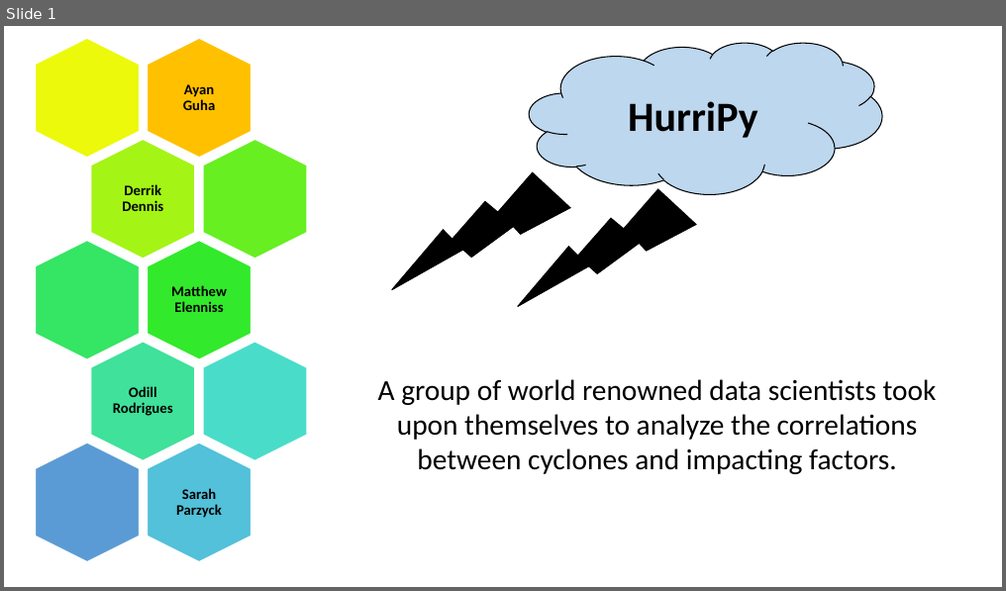
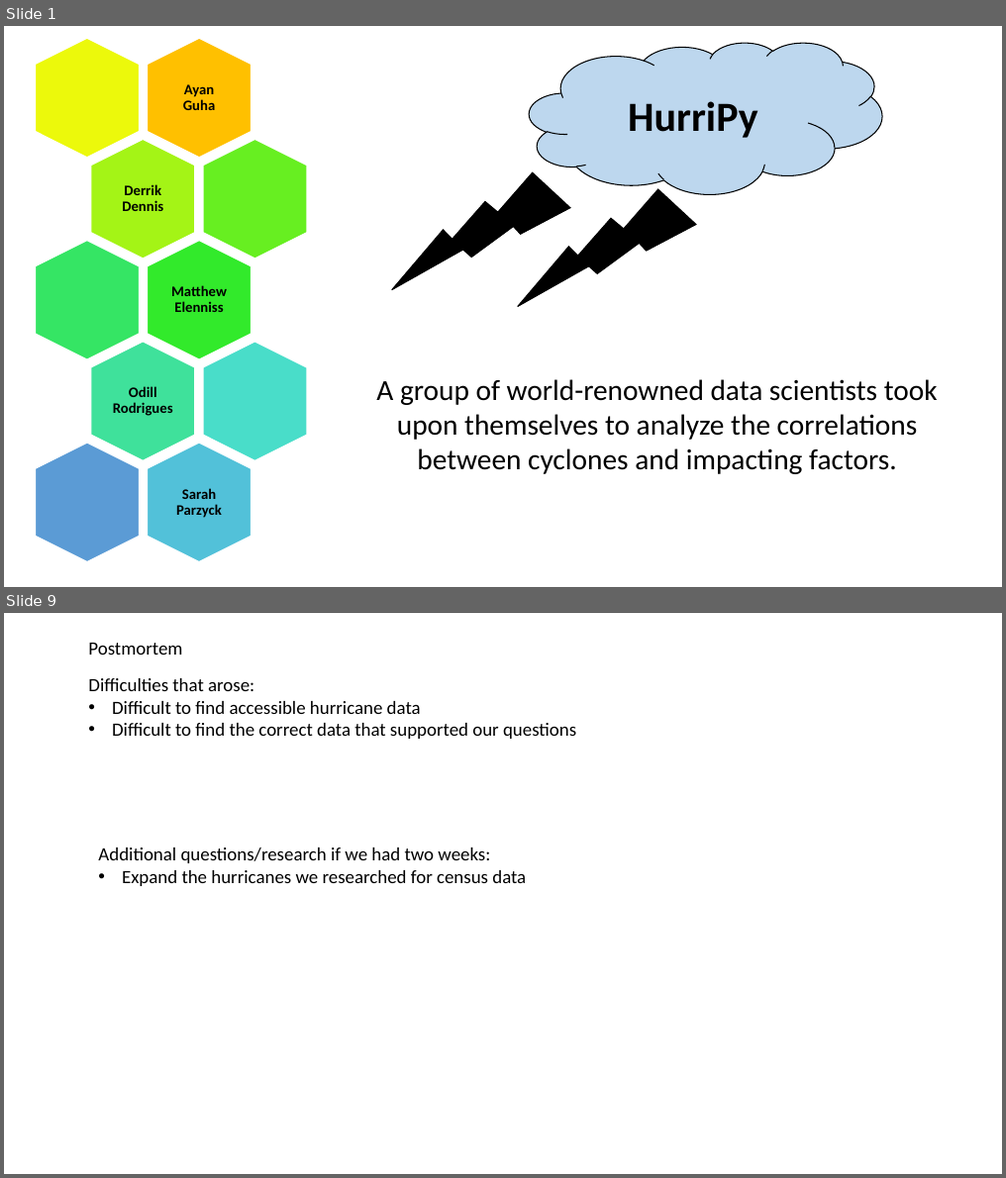
Before and after one commit to TheGreekGoddess/Project_1, a slide deck: HurriPy.pptx. Shown one above the other, each under a label of ours: slide 1 before the commit, slides 1 and 9 after it; the slides between them are not shown. The pictures are 1006x591 and 1006x1178 pixels, drawn with LibreOffice and Linux fonts; fonts in the diff are those of the drawing. Boxes give left, top, right and bottom in pixels: in the first picture for what was removed or moved away, otherwise in the second. Text is boxed around its words. In the diff, an @@ line names an element or a change of style, - is before the commit and + after.

```diff
--- a/HurriPy.pptx
+++ b/HurriPy.pptx
@@ slide 9 added at [4,613,1002,1174], background #FFFFFF @@
@@ text added at [88,643,182,655], 18 pt, text #000000 @@
+Postmortem
@@ text added at [88,678,576,739], 18 pt, text #000000 @@
+Difficulties that arose:
+• Difficult to find accessible hurricane data
+• Difficult to find the correct data that supported our questions
@@ text added at [98,848,526,886], 18 pt, text #000000 @@
+Additional questions/research if we had two weeks:
+• Expand the hurricanes we researched for census data
@@ slide 1 changed as well @@
@@ text at [376,379,938,474]: text changed @@
-A group of world renowned data scientists took upon themselves to analyze the correlations between cyclones and impacting factors.
+A group of world-renowned data scientists took upon themselves to analyze the correlations between cyclones and impacting factors.
```
Also in this commit, not shown: 2 other slides changed, 6 other slides added.
